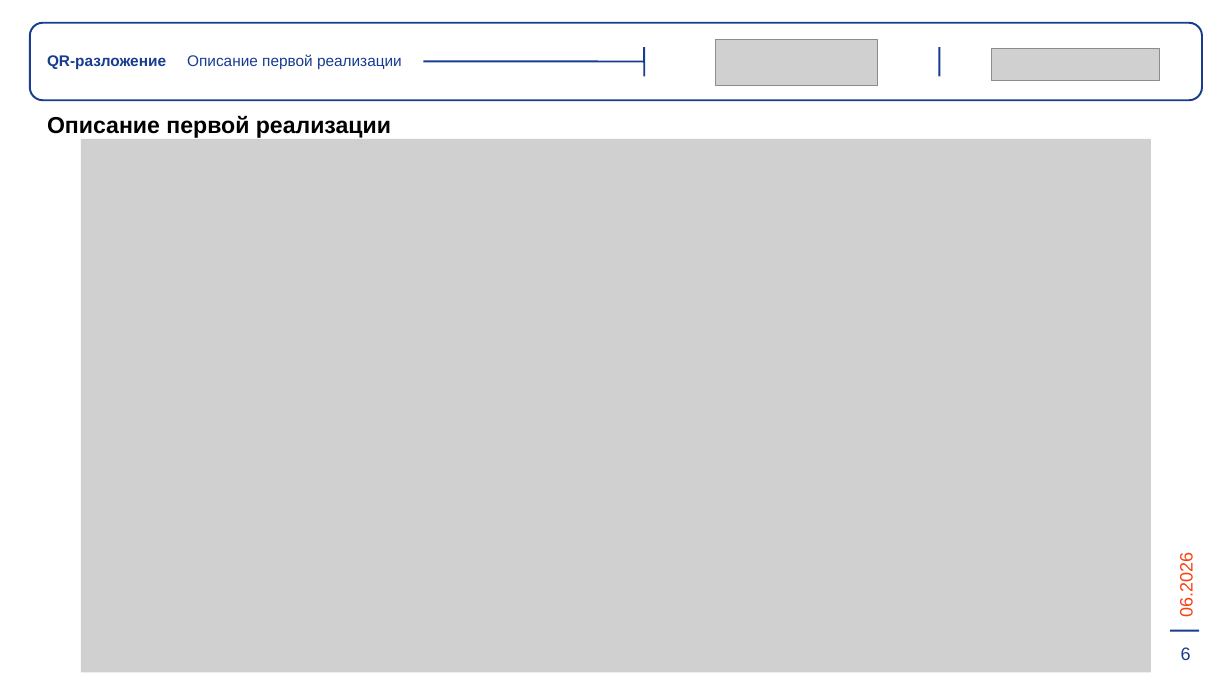
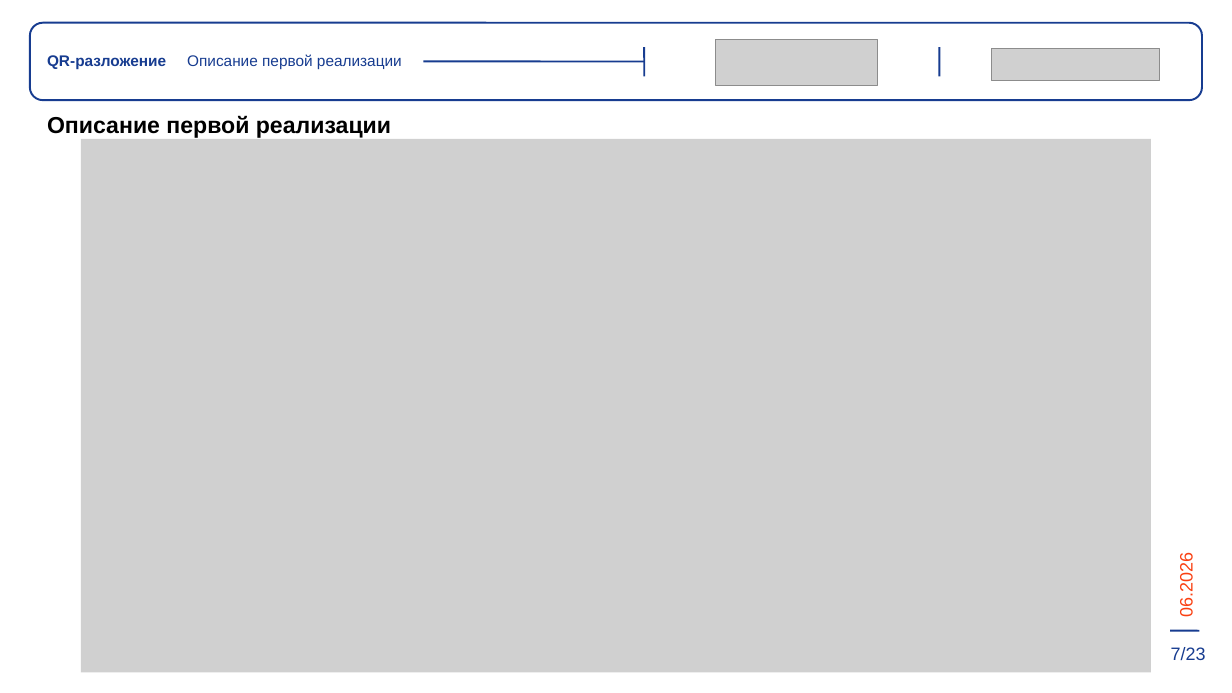
Before and after one commit to wellcome2AD/QR-decomposition, a slide deck: slide 8 of отчётность/диплом.pptx. Drawn at 1232x693 pixels with LibreOffice and Linux fonts; fonts in the diff are those of the drawing; grey boxes stand for pictures. Boxes give left, top, right and bottom in pixels: in the first picture for what was removed or moved away, otherwise in the second. Text is boxed around its words. In the diff, an @@ line names an element or a change of style, - is before the commit and + after.

```diff
--- a/отчётность/диплом.pptx
+++ b/отчётность/диплом.pptx
@@ text added at (1171,647,1206,660), 14 pt, text #173C90 @@
+7/23
@@ text removed at (1181,647,1191,660) @@
-6
```
Also in this commit, not shown: 17 other slides changed, 6 slides added, 9 other files.
